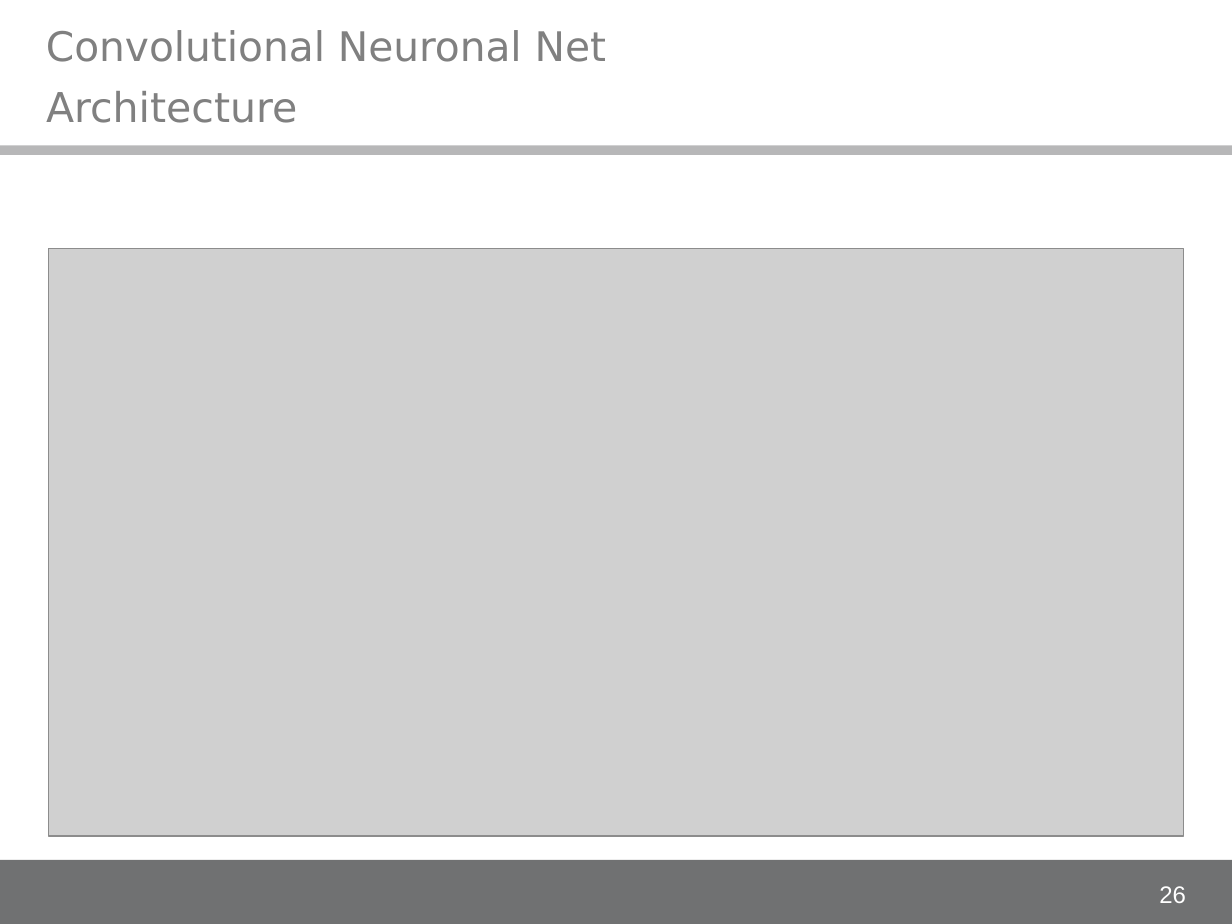
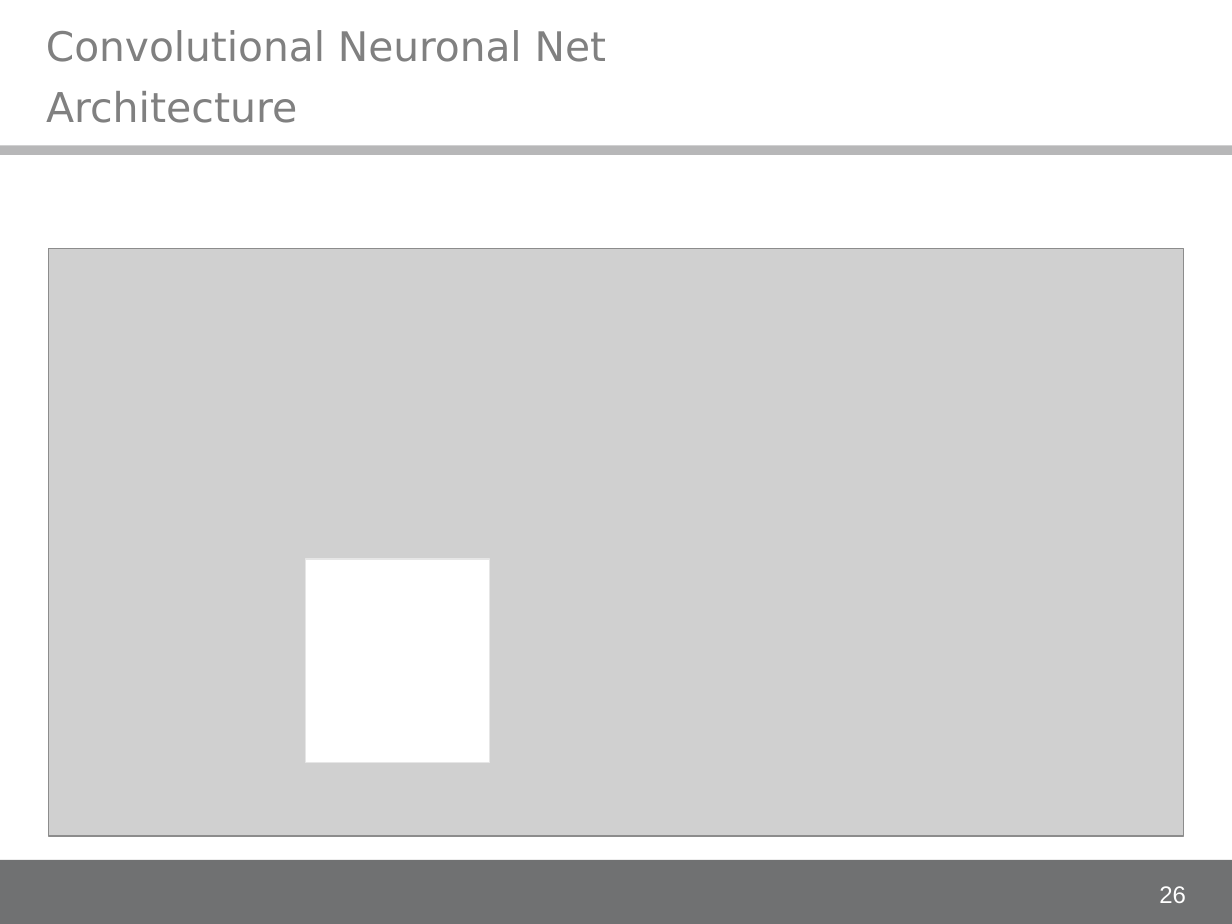
Before and after one commit to alex-ta/Fontinator, a slide deck: slide 26 of Documents/IDA_project_presentation.ppt. Drawn at 1232x924 pixels with LibreOffice and Linux fonts; fonts in the diff are those of the drawing; grey boxes stand for pictures; background and template pictures are left out. Boxes give left, top, right and bottom in pixels: in the first picture for what was removed or moved away, otherwise in the second. Text is boxed around its words. In the diff, an @@ line names an element or a change of style, - is before the commit and + after.

```diff
--- a/Documents/IDA_project_presentation.ppt
+++ b/Documents/IDA_project_presentation.ppt
@@ rectangle added at (x1=306, y1=559, x2=489, y2=763), fill #FFFFFF, outline #E6E6E6 0.74 pt @@
```
Also in this commit, not shown: 16 other files.
